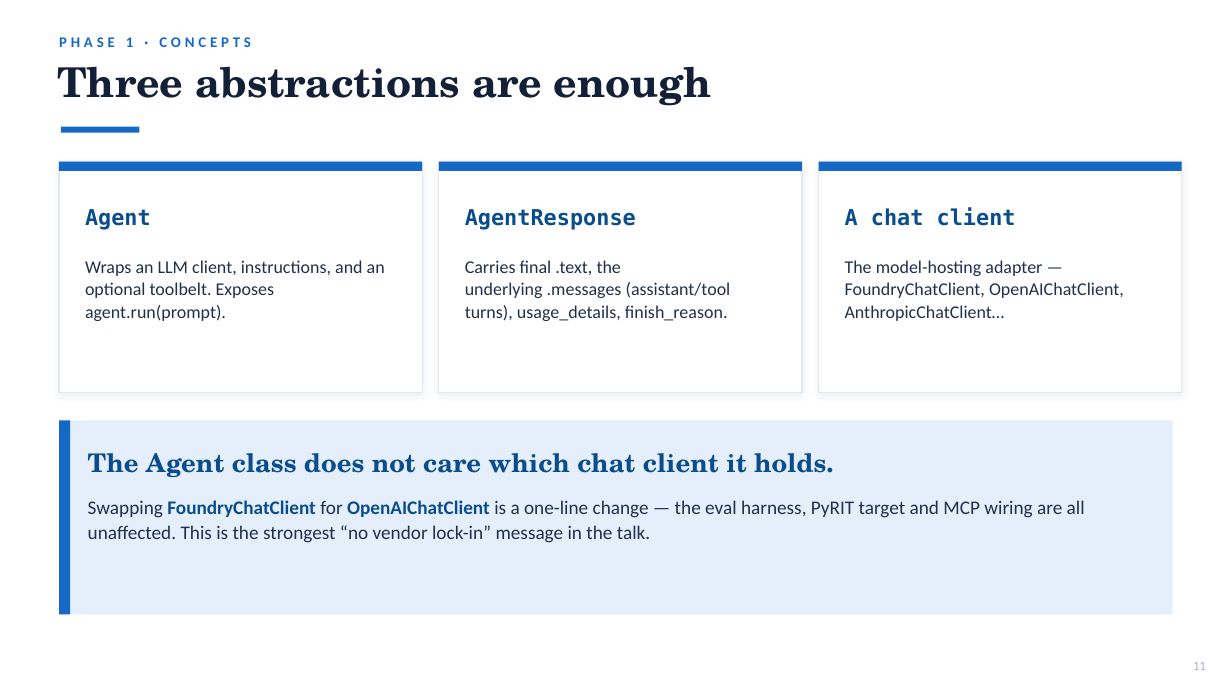
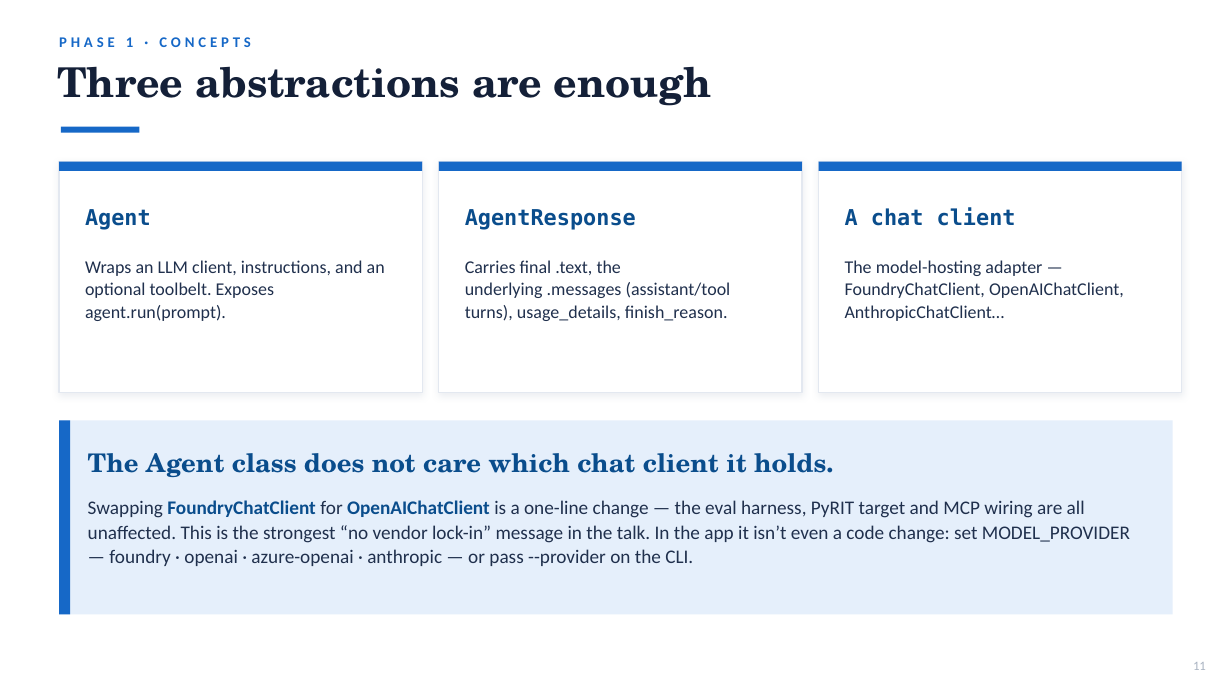
Before and after one commit to olonok69/agents_framework_sdk, a slide deck: slide 13 of microsoft_agent_framework_app/docs/Building_an_Agent_Framework_App.pptx. Drawn at 1232x693 pixels with LibreOffice and Linux fonts; fonts in the diff are those of the drawing. Boxes give left, top, right and bottom in pixels: in the first picture for what was removed or moved away, otherwise in the second. Text is boxed around its words. In the diff, an @@ line names an element or a change of style, - is before the commit and + after.

```diff
--- a/microsoft_agent_framework_app/docs/Building_an_Agent_Framework_App.pptx
+++ b/microsoft_agent_framework_app/docs/Building_an_Agent_Framework_App.pptx
@@ text at (88,500,1130,566): text changed @@
-Swapping FoundryChatClient for OpenAIChatClient is a one-line change — the eval harness, PyRIT target and MCP wiring are all unaffected. This is the strongest “no vendor lock-in” message in the talk.
+Swapping FoundryChatClient for OpenAIChatClient is a one-line change — the eval harness, PyRIT target and MCP wiring are all unaffected. This is the strongest “no vendor lock-in” message in the talk. In the app it isn’t even a code change: set MODEL_PROVIDER — foundry · openai · azure-openai · anthropic — or pass --provider on the CLI.
```
Also in this commit, not shown: 6 other slides changed, 1 other file.
